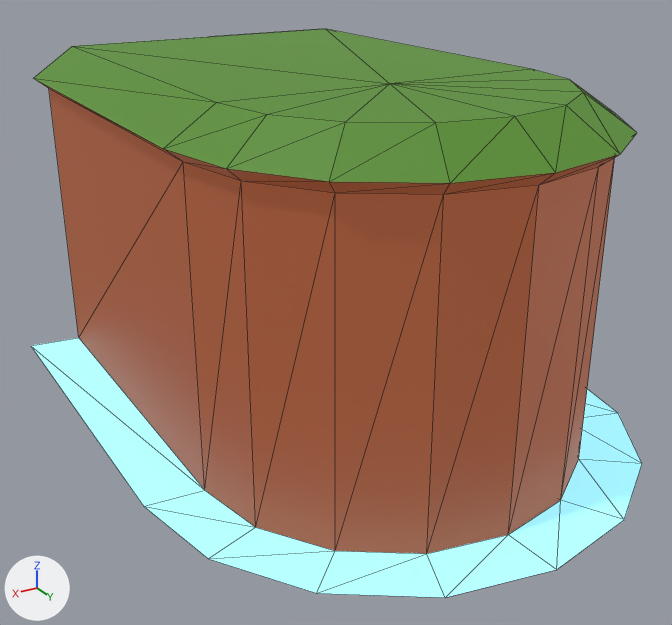
The glTF model assets/models/tiles/tile_island_end.glb, before and after one commit.
Both versions are drawn from a 50 mm camera at (0.476, 0.7, 0.141) aimed at (0.023, -0.055, -0.237). Arrows for +X, +Y and +Z are at lower left; the lights stay in place. The picture after the commit comes second. Mesh edges are drawn as thin lines. Vertices at exactly the same position are counted once.

Objects in the first picture: 'tile_island_end'.
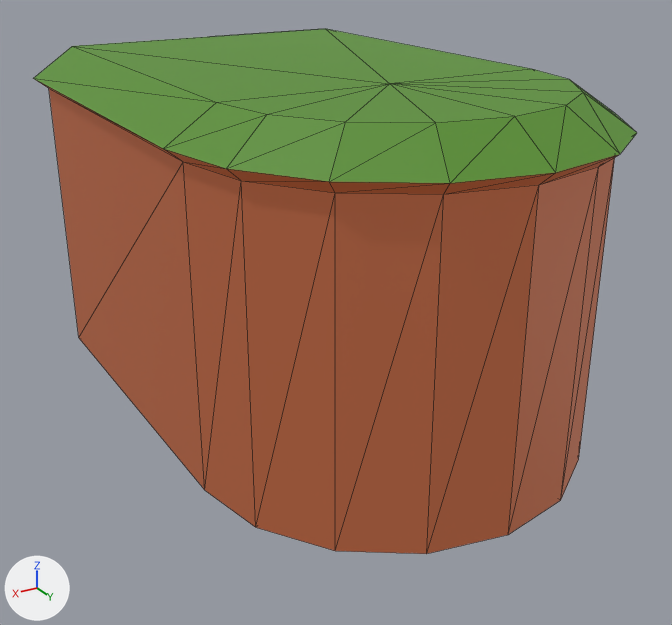
Where the change shows, as pixel boxes [x1, y1, x2, y2] in the pictures (672 x 625 px):
'tile_island_end', reshaped (8% shorter): before [31, 29, 642, 598]; after [33, 29, 637, 554]
part 1 of me_tile_cliff_end_mesh_001, deleted (cyan): before [31, 338, 642, 598]

Diff of the bpy script that builds the scene:
```diff
--- a/assets/models/tiles/tile_island_end.glb.py
+++ b/assets/models/tiles/tile_island_end.glb.py
@@ me_tile_cliff_end_mesh_001 @@
 # used by ob_tile_island_end; location = (0.0, 0.0, 0.0)
-me_tile_cliff_end_mesh_001.from_pydata(...)  # 59 vertices, 104 faces; spans x -0.26..0.26, y -0.4..0.26, z -0.36..0.0
+me_tile_cliff_end_mesh_001.from_pydata(...)  # 48 vertices, 84 faces; spans x -0.216..0.216, y -0.4..0.216, z -0.36..0.0
+# me_tile_cliff_end_mesh_001 part 1
+# 11 vertices are removed from x -0.26..0.26, y -0.4..0.26, z -0.356
+# 20 faces are deleted
 me_tile_cliff_end_mesh_001.materials.append(mat_gradient)
```
